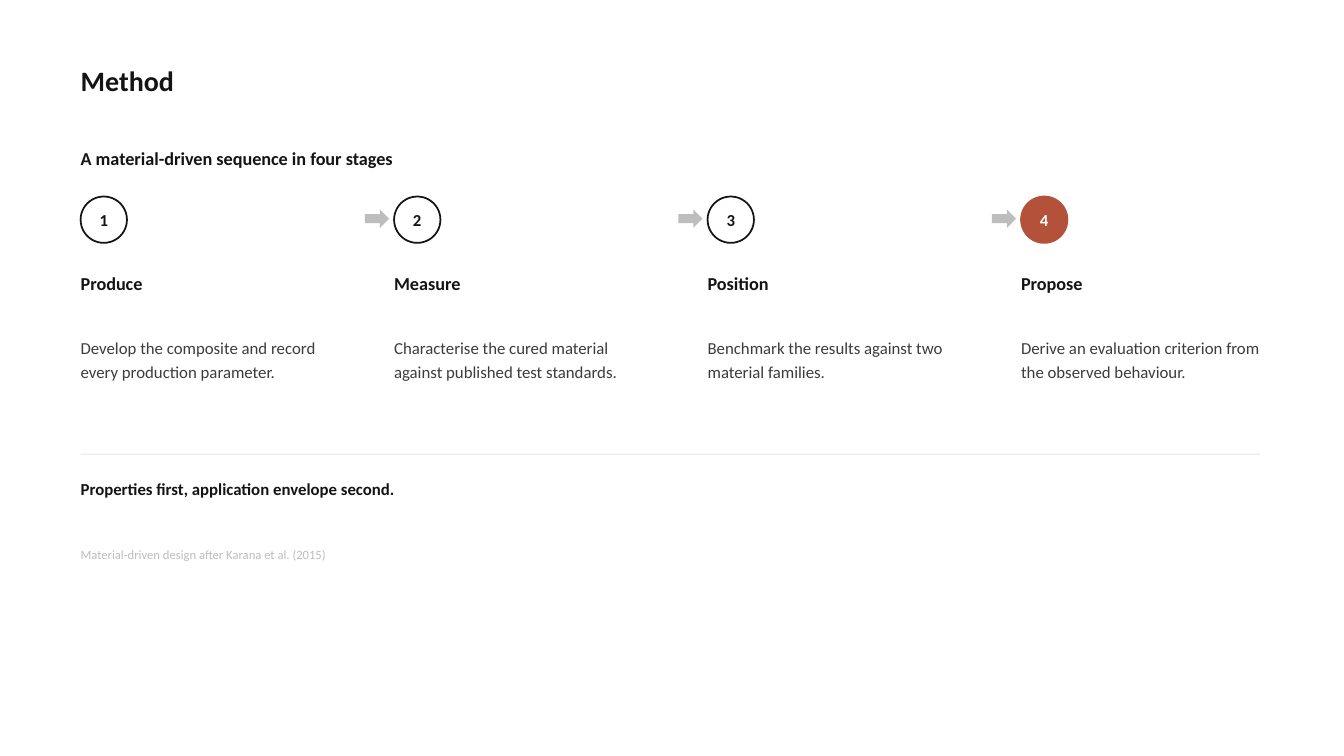
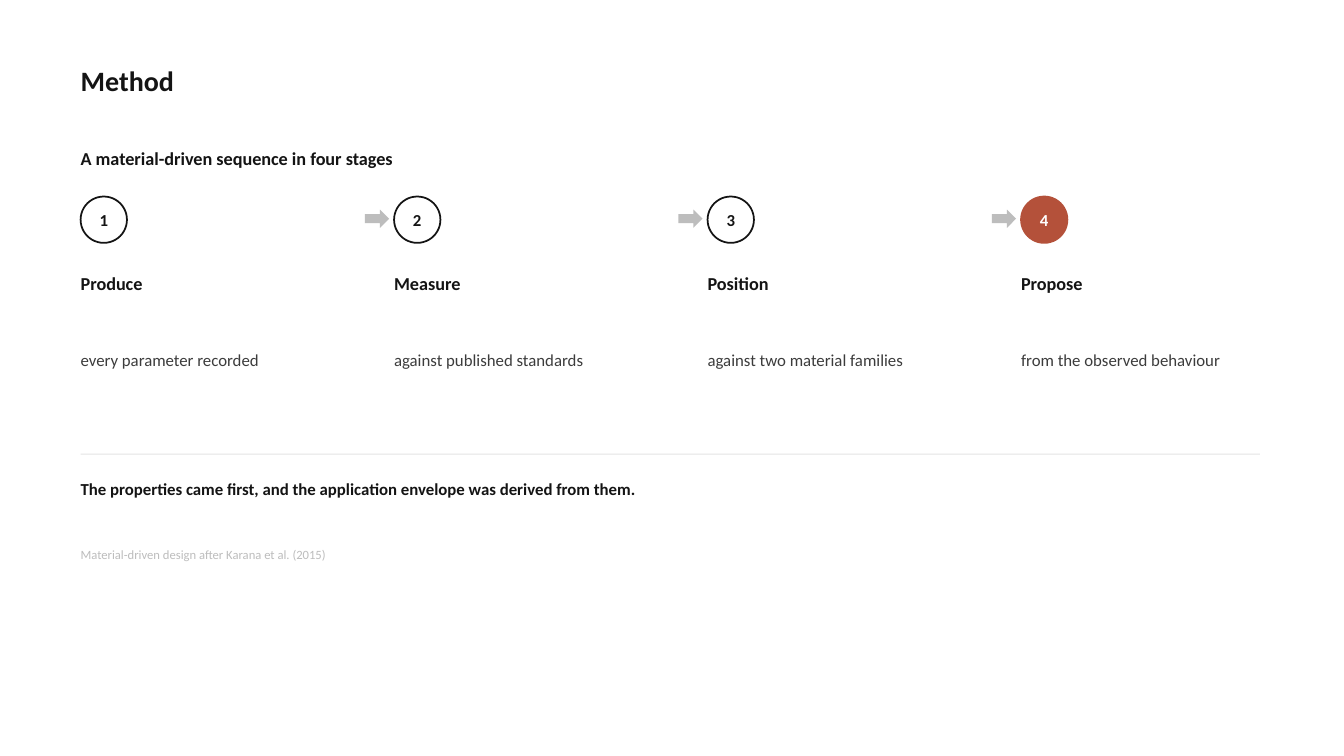
Before and after one commit to bunal91/sanat-ve-mekan, a slide deck: slide 7 of konferans-bildirisi/06-sunum/ICSMMEP26_Presentation_Unal.pptx (slide 8 before the commit). Drawn at 1344x756 pixels with LibreOffice and Linux fonts; fonts in the diff are those of the drawing. Boxes give left, top, right and bottom in pixels: in the first picture for what was removed or moved away, otherwise in the second. Text is boxed around its words. In the diff, an @@ line names an element or a change of style, - is before the commit and + after.

```diff
--- a/konferans-bildirisi/06-sunum/ICSMMEP26_Presentation_Unal.pptx
+++ b/konferans-bildirisi/06-sunum/ICSMMEP26_Presentation_Unal.pptx
@@ text at (81, 354, 258, 369): text changed @@
-Develop the composite and record every production parameter.
+every parameter recorded
@@ text at (394, 354, 583, 369): text changed @@
-Characterise the cured material against published test standards.
+against published standards
@@ text at (708, 354, 903, 369): text changed @@
-Benchmark the results against two material families.
+against two material families
@@ text at (1021, 354, 1220, 366): text changed @@
-Derive an evaluation criterion from the observed behaviour.
+from the observed behaviour
@@ text at (81, 483, 635, 498): text changed @@
-Properties first, application envelope second.
+The properties came first, and the application envelope was derived from them.
```
Also in this commit, not shown: 23 other slides changed, 1 slide removed, 5 other files.
